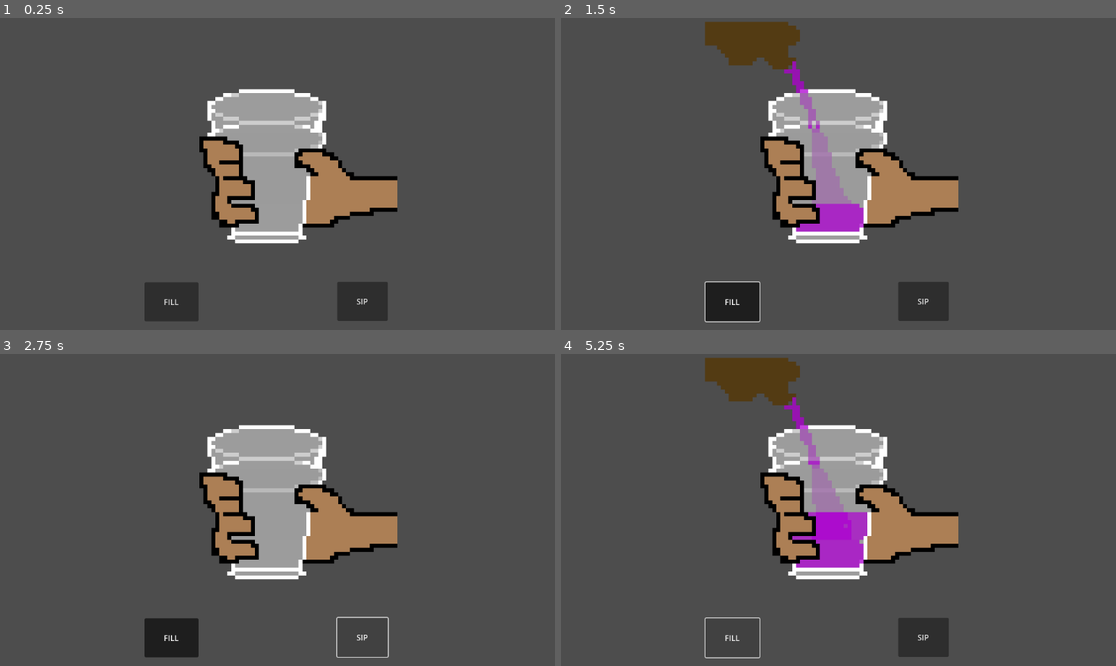
Above: before the commit, frames 1-4 (two rows, left to right).
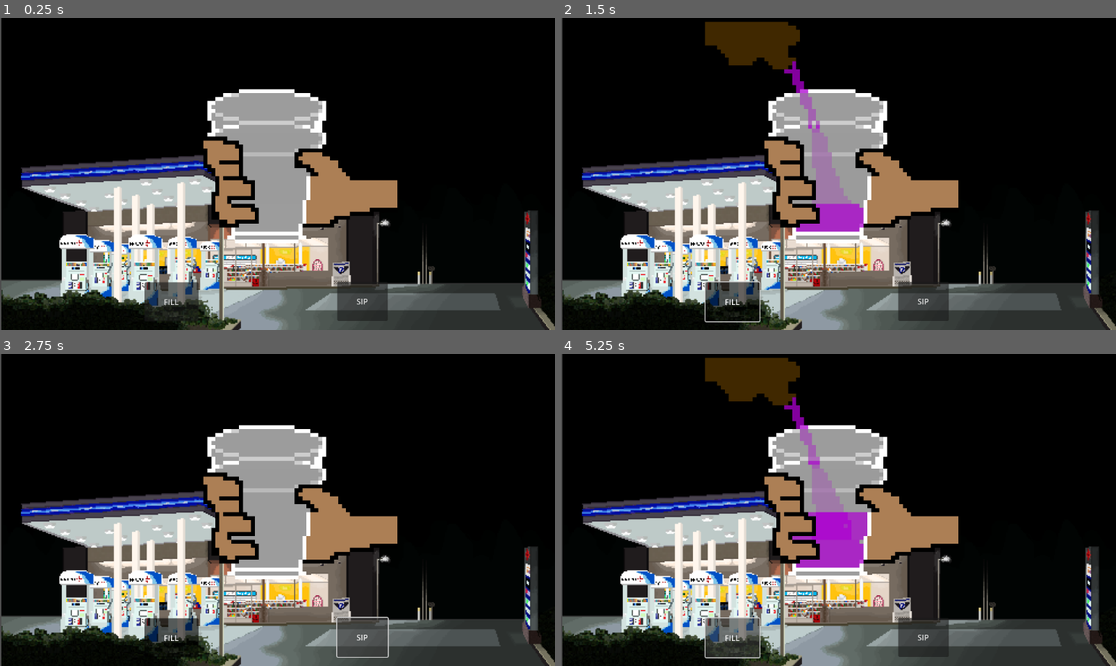
Above: after the commit, the same moments.

Repository: ImDaEscobar14/pereira_pablo-tp1
Game: Godot game, scene res://node_2d.tscn
Two runs of this game, one before a commit and one after it. Both use one fixed random seed, a clock stepped at 60 frames per second and the inputs below.
Inputs:
- Up to frame 1 (0.25 s): no input
- Up to frame 2 (1.5 s): click "SIP" at 0.5 s; click "FILL" at 1.25 s
- Up to frame 3 (2.75 s): click "SIP" at 2 s
- Up to frame 4 (5.25 s): click "FILL" at 2.75 s; click "SIP" at 3.5 s; click "FILL" at 4.25 s; tap Enter at 5 s

The runs differ from the first frame. In frame 1, 83% of the frame differs, in the area x 0-100%, y 0-100%; in frame 2, 80%; in frame 3, 83%; in frame 4, 81%.

Commit message:
background_gaz_station

Diff:
--- a/pereira_pablo-tp1/control.gd
+++ b/pereira_pablo-tp1/control.gd
@@ -6,10 +6,10 @@
 const totalfr = 5;
 
 func _on_sip_pressed() -> void:
-	$Button_onclick/AudioStreamPlayer2D.play()
 	$Button_toggle/AudioStreamPlayer2D.stop()
 	anim.animation = "sip";
 	if frame > 0:
+		$Button_onclick/AudioStreamPlayer2D.play()
 		frame -= 1;
 	anim.frame = frame;
 
--- a/pereira_pablo-tp1/node_2d.tscn
+++ b/pereira_pablo-tp1/node_2d.tscn
@@ -1,6 +1,7 @@
-[gd_scene load_steps=25 format=3 uid="uid://c2owqr2ydaeul"]
+[gd_scene load_steps=26 format=3 uid="uid://c2owqr2ydaeul"]
 
 [ext_resource type="Script" uid="uid://8gjay4df2y8k" path="res://control.gd" id="1_epypp"]
+[ext_resource type="Texture2D" uid="uid://y2c8c3mn0lqw" path="res://assets/images/gaz_station_01.png" id="1_x0ka3"]
 [ext_resource type="AudioStream" uid="uid://ryaw45qinohn" path="res://assets/audio/Roblox Drinking Sound Effect.mp3" id="3_0hol4"]
 [ext_resource type="AudioStream" uid="uid://b0jjapjbhuhbw" path="res://assets/audio/Pouring waterliquid into a glass sound effect [HQ].mp3" id="5_kdubu"]
 [ext_resource type="Texture2D" uid="uid://bsgbg1utmpj2l" path="res://assets/images/sprite_4.png" id="6_0h7mo"]
@@ -111,6 +112,11 @@
 
 [node name="Node2D" type="Node2D"]
 
+[node name="GazStation01" type="Sprite2D" parent="."]
+position = Vector2(591.76, 337.5)
+scale = Vector2(1.17698, 1.17698)
+texture = ExtResource("1_x0ka3")
+
 [node name="Control" type="Control" parent="."]
 layout_mode = 3
 anchors_preset = 0
@@ -148,7 +154,7 @@
 position = Vector2(562, 271)
 scale = Vector2(0.513672, 0.513672)
 sprite_frames = SubResource("SpriteFrames_x0ka3")
-animation = &"fill"
+animation = &"sip"
 script = ExtResource("7_d21ai")
 
 [connection signal="pressed" from="Control/Button_onclick" to="Control" method="_on_sip_pressed"]
Binary file added: pereira_pablo-tp1/assets/images/gaz_station_01.png
Not shown, added: pereira_pablo-tp1/assets/images/gaz_station_01.png.import
